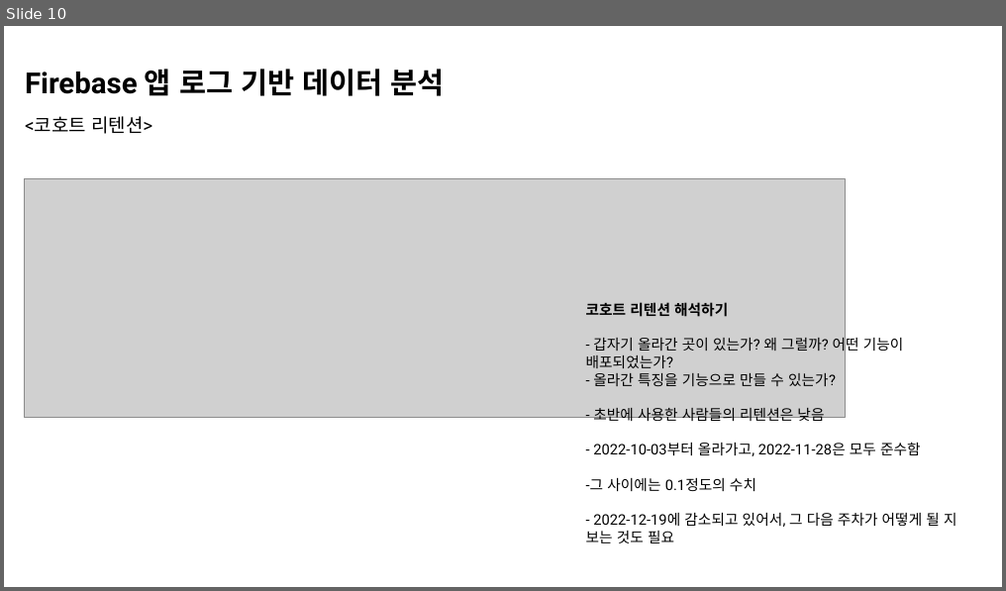
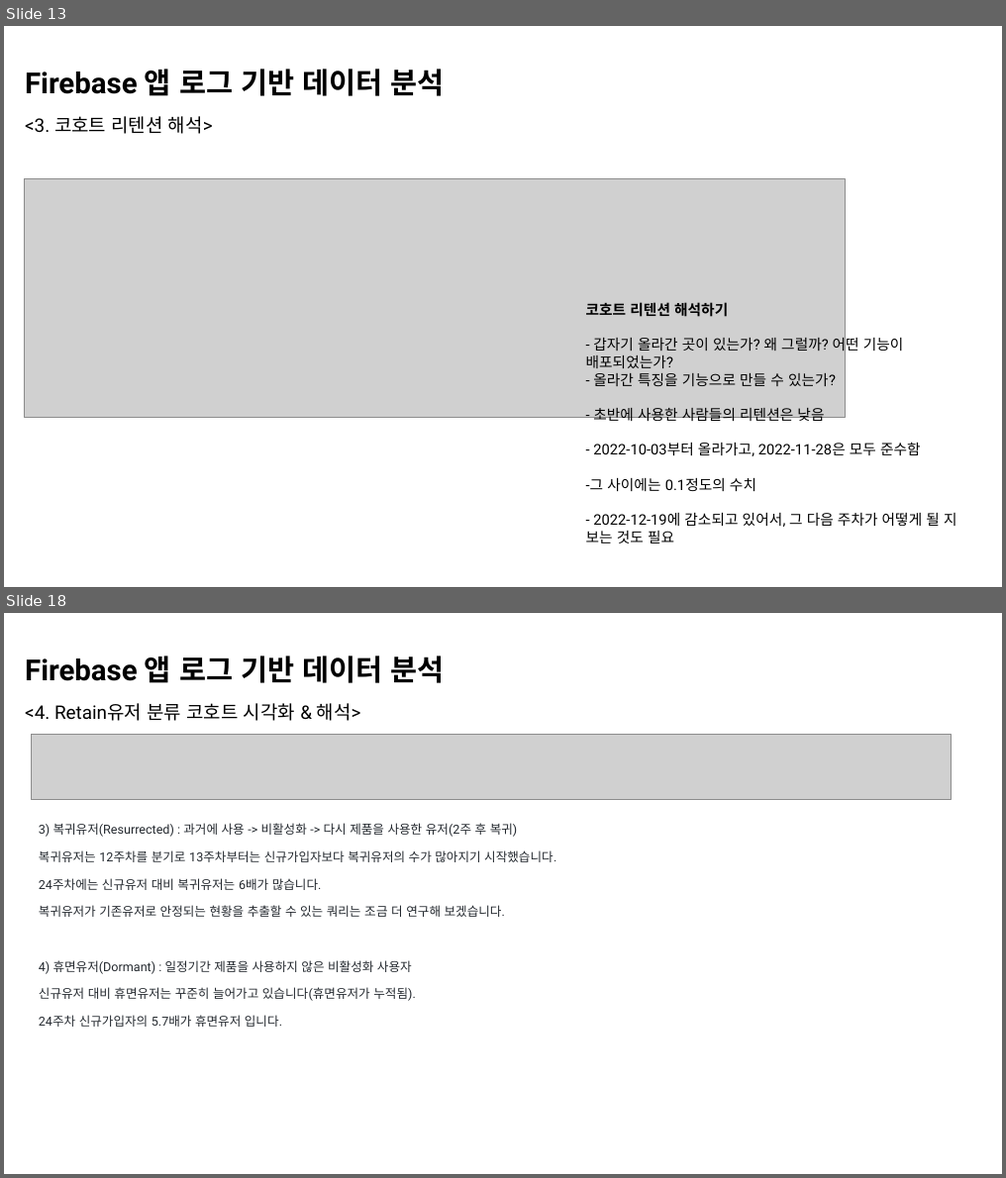
Before and after one commit to Indongspace/Personal_project, a slide deck: 앱 로그 데이터 분석.pptx. Shown one above the other, each under a label of ours: slide 10 before the commit, slides 13 and 18 after it; the slides between them are not shown. The pictures are 1006x591 and 1006x1178 pixels, drawn with LibreOffice and Linux fonts; fonts in the diff are those of the drawing; grey boxes stand for pictures. Boxes give left, top, right and bottom in pixels: in the first picture for what was removed or moved away, otherwise in the second. Text is boxed around its words. In the diff, an @@ line names an element or a change of style, - is before the commit and + after.

```diff
--- a/앱 로그 데이터 분석.pptx
+++ b/앱 로그 데이터 분석.pptx
@@ slide 18 added at box(4, 613, 1002, 1174), background #FFFFFF @@
@@ text added at box(25, 656, 445, 721), 18 pt, text #000000 @@
+Firebase 앱 로그 기반 데이터 분석
+<4. Retain유저 분류 코호트 시각화 & 해석>
@@ picture added at box(31, 735, 951, 799) @@
@@ text added at box(39, 823, 556, 1027), 12 pt, text #24292F @@
+3) 복귀유저(Resurrected) : 과거에 사용 -> 비활성화 -> 다시 제품을 사용한 유저(2주 후 복귀)
+복귀유저는 12주차를 분기로 13주차부터는 신규가입자보다 복귀유저의 수가 많아지기 시작했습니다.
+24주차에는 신규유저 대비 복귀유저는 6배가 많습니다.
+복귀유저가 기존유저로 안정되는 현황을 추출할 수 있는 쿼리는 조금 더 연구해 보겠습니다.
+4) 휴면유저(Dormant) : 일정기간 제품을 사용하지 않은 비활성화 사용자
+신규유저 대비 휴면유저는 꾸준히 늘어가고 있습니다(휴면유저가 누적됨).
+24주차 신규가입자의 5.7배가 휴면유저 입니다.
@@ what was slide 10 is now slide 13 @@
@@ slide 13 changed as well @@
@@ text at box(25, 116, 213, 134): text changed @@
-<코호트 리텐션>
+<3. 코호트 리텐션 해석>
```
Also in this commit, not shown: 9 other slides changed, 7 other slides added, 2 other files.
